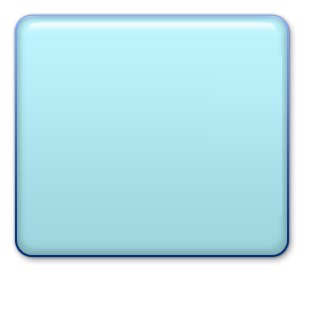
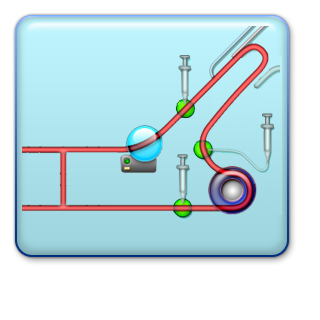
Comparing the layer stacks of the two w=320, h=320 images. Changes:
added layer "Layer 1" above "Layer 0" over <box>22,26,280,219</box>
